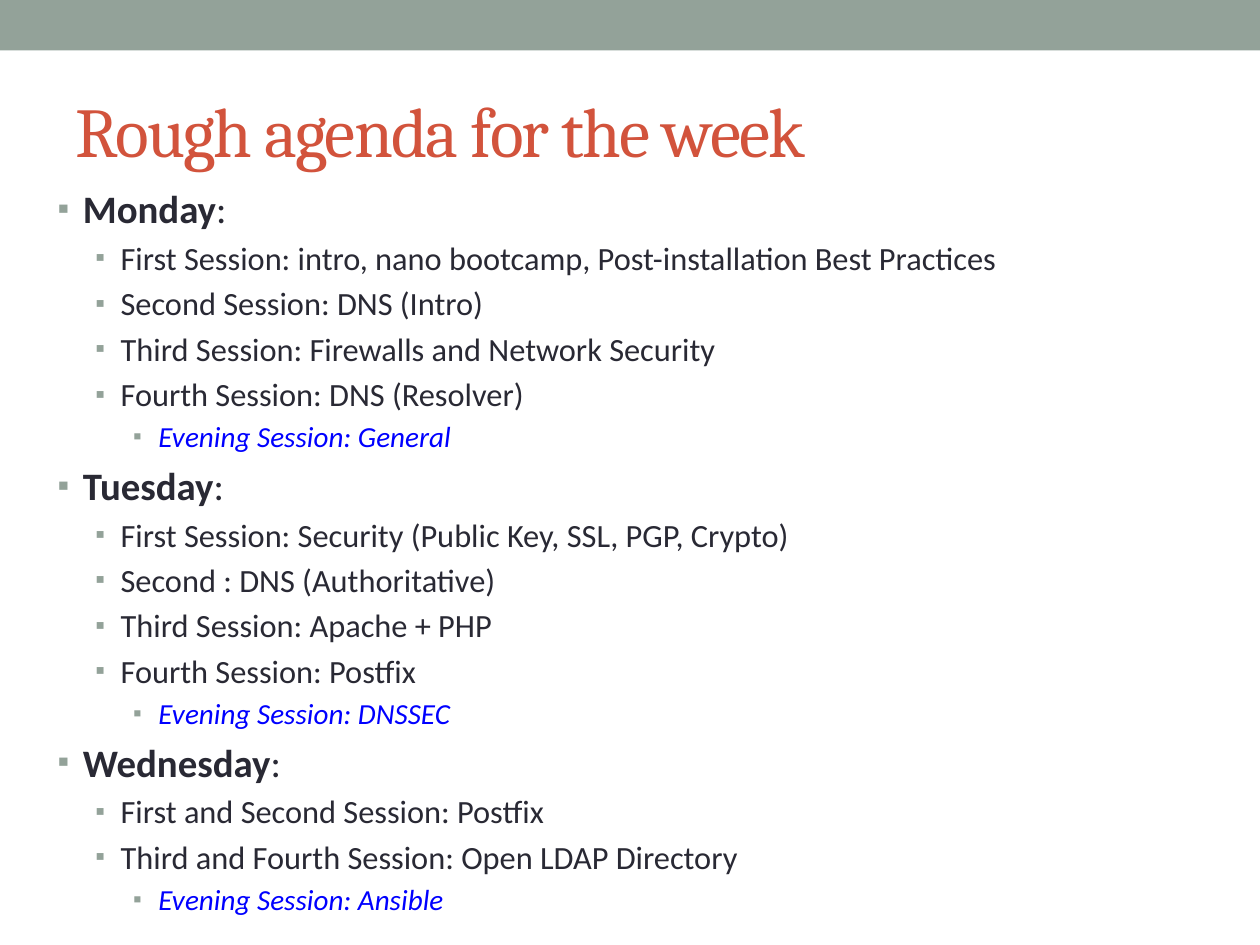
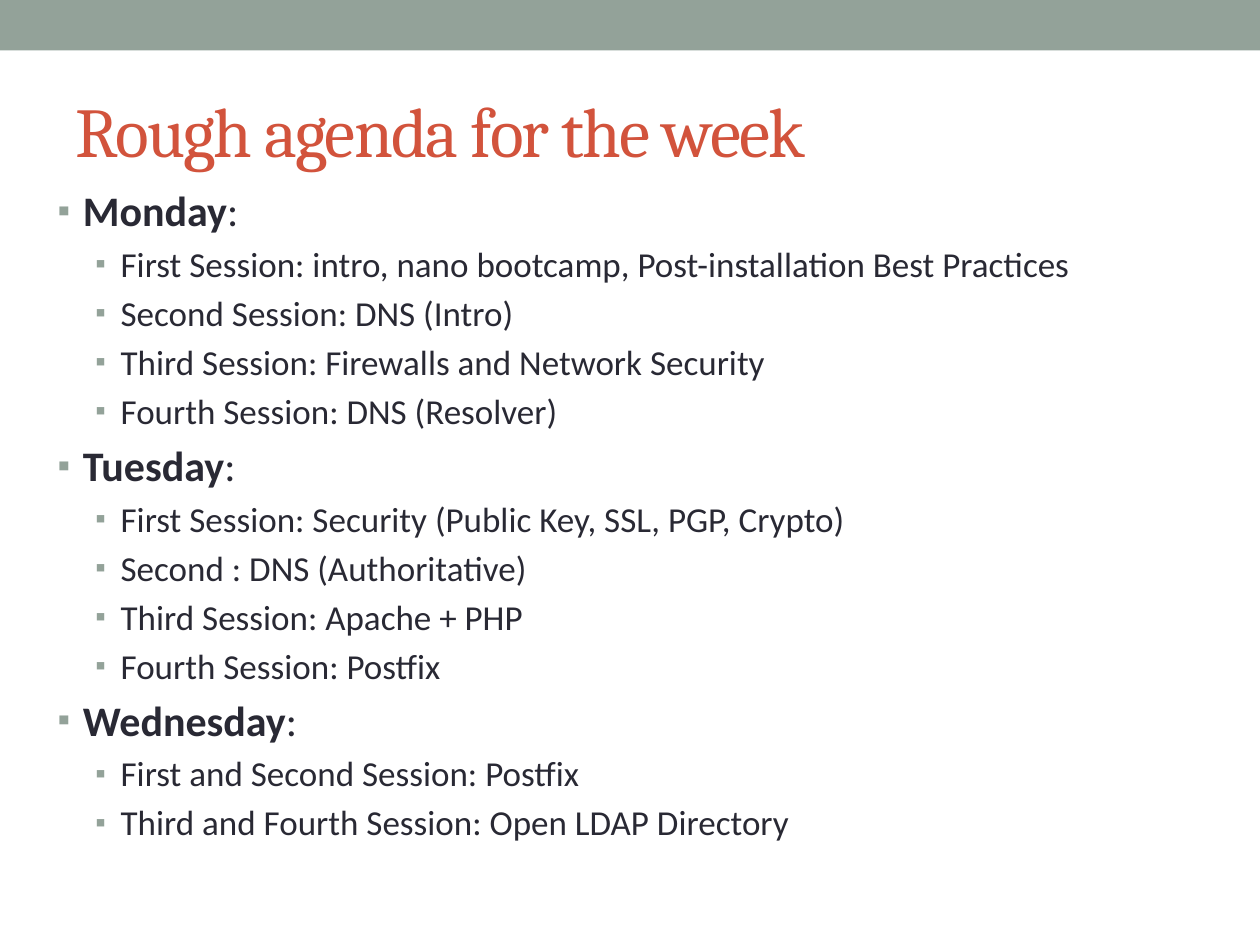
Before and after one commit to afnog/sse, a slide deck: slide 15 of intro/IntroPresentation.pptx. Drawn at 1260x945 pixels with LibreOffice and Linux fonts; fonts in the diff are those of the drawing. Boxes give left, top, right and bottom in pixels: in the first picture for what was removed or moved away, otherwise in the second. Text is boxed around its words. In the diff, an @@ line names an element or a change of style, - is before the commit and + after.

```diff
--- a/intro/IntroPresentation.pptx
+++ b/intro/IntroPresentation.pptx
@@ text at [83, 196, 1069, 841]: paragraph removed @@
-    ▪ Evening Session: Ansible
@@ text "Monday:" at [83, 196, 1069, 841]: size 22.2 to 24 pt in "Monday:", "Tuesday:", "Wednesday:"; size 18.5 to 20 pt @@
@@ text at [158, 426, 451, 452]: paragraph removed @@
-    ▪ Evening Session: General
@@ text at [158, 704, 450, 729]: paragraph removed @@
-    ▪ Evening Session: DNSSEC
```
Also in this commit, not shown: 4 other slides changed.
